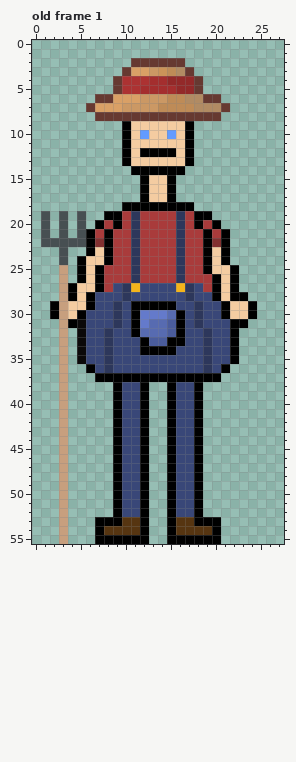
Two states of a pixel-art file, Content/FarmerIdle.aseprite. The picture above was drawn from the file before the commit.
28x56 pixels, 1 frame. Shown: old frame 1. The commit also changed other frames, which this record leaves out.
Now the later version:
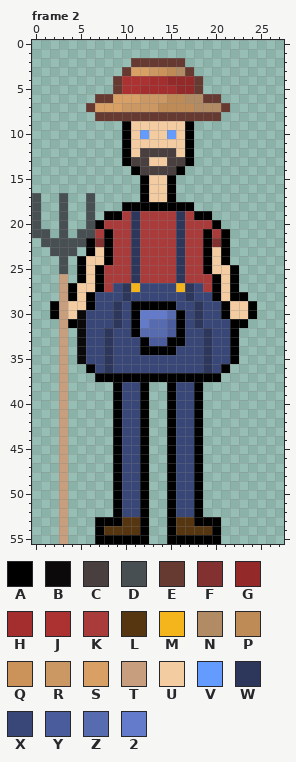
Palette (. is transparent): A #000000  B #0b0909  C #493f3f  D #474f52  E #663931  F #823030  G #932929  H #a42e2e  J #ac3232  K #a93b3b  L #563511  M #f4b41b  N #b18b63  P #be8b57  Q #cb9359  R #cb9864  S #d9a066  T #c79f7e  U #f4cca1  V #639bff  W #2d375b  X #394778  Y #4a5c9c  Z #576bb1  2 #647acb
A new or re-ordered frame is compared with the old frame closest to it.
What changed:
frames 1 -> 8
layer "Layer 1" removed
Frame 2 is new; against old frame 1:
y 12: x 12..15 AAAA -> CCCC
y 13: x 11..12 UU -> CC; x 15..16 UU -> CC
y 14: x 12..15 AAAA -> CCCC
y 17..18: x 0 . -> D; x 3 . -> D; x 6 . -> D
y 19: x 0..1 .D -> D.; x 5..6 D. -> .D
y 20: x 0..1 .D -> D.; x 5..6 D. -> .D; x 9 A -> K; x 18 A -> K
y 21: x 0 . -> D; x 6 A -> D
y 23: x 2 . -> D; x 4 . -> D
y 25: x 3 T -> D
y 30: x 5 A -> B
Pixel boxes of the changes (left, top, right, bottom) in both pictures:
changed: (32, 148, 185, 274)
changed: (194, 220, 203, 229)
changed: (77, 310, 86, 319)
